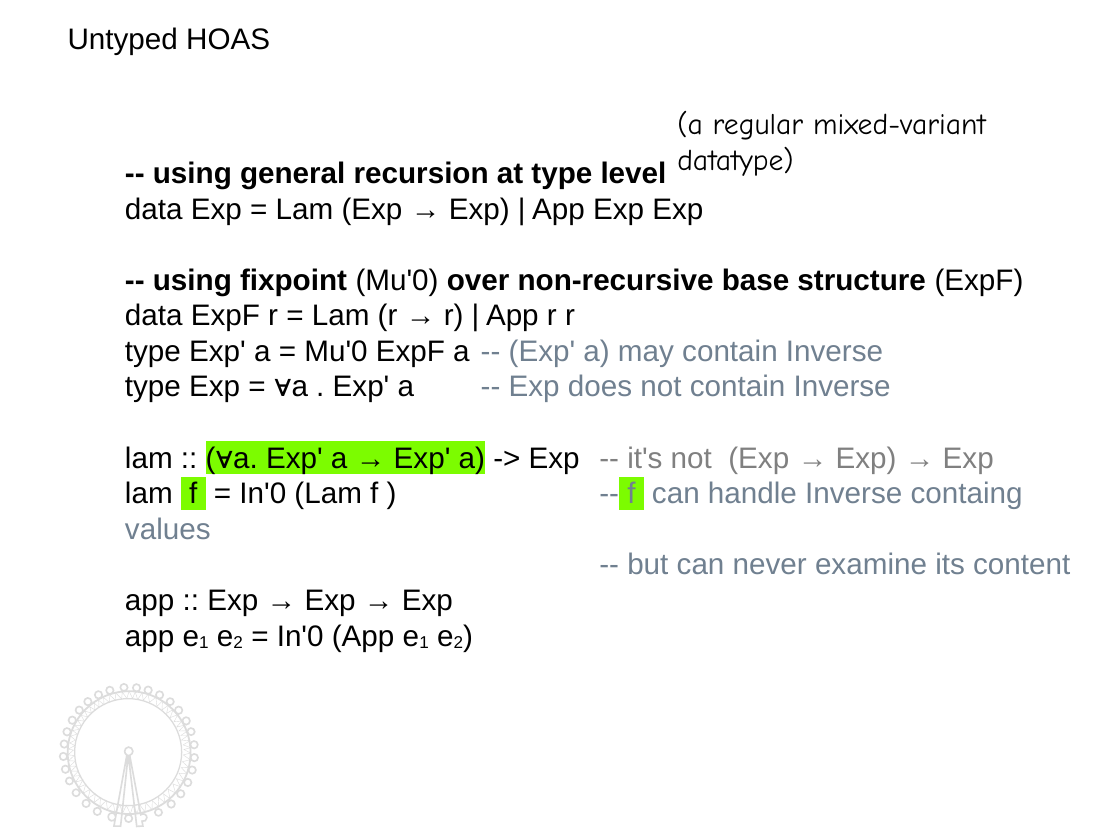
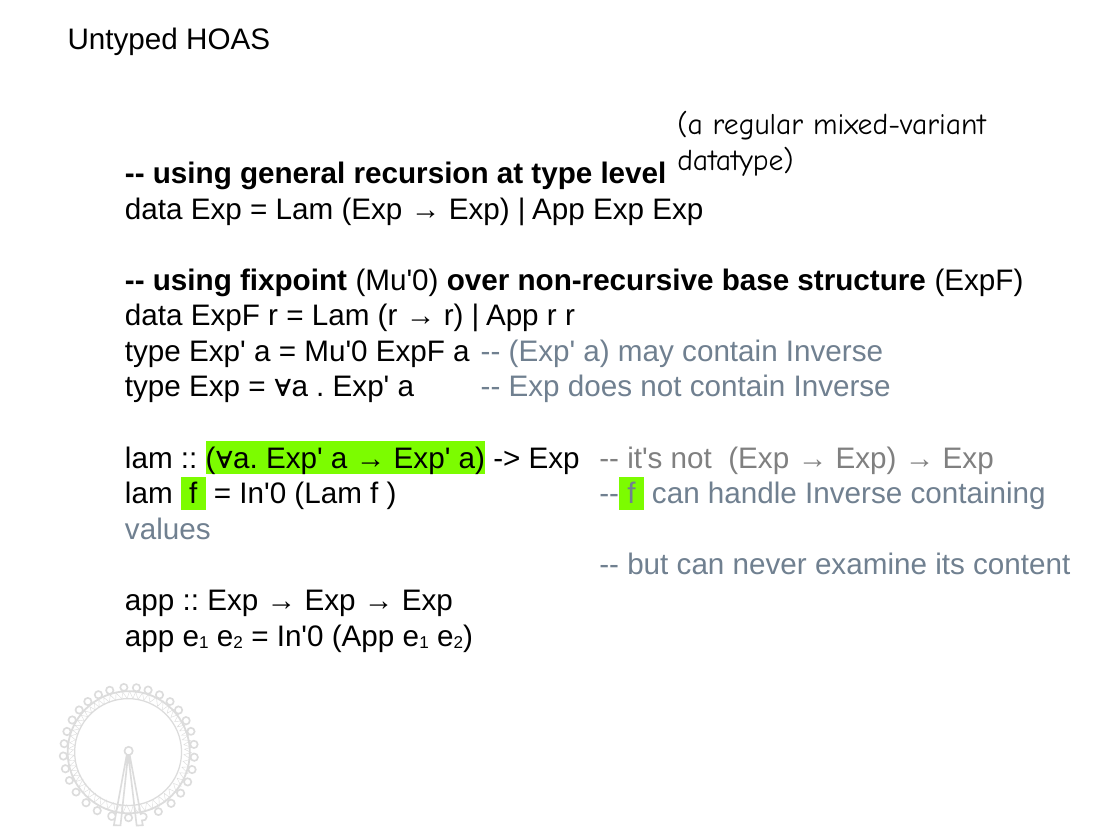
Before and after one commit to kyagrd/nax, a slide deck: slide 9 of trunk/draft/TYPES13/ppt/myslide.odp. Drawn at 1120x840 pixels with LibreOffice and Linux fonts; fonts in the diff are those of the drawing. Boxes give left, top, right and bottom in pixels: in the first picture for what was removed or moved away, otherwise in the second. Text is boxed around its words. In the diff, an @@ line names an element or a change of style, - is before the commit and + after.

```diff
--- a/trunk/draft/TYPES13/ppt/myslide.odp
+++ b/trunk/draft/TYPES13/ppt/myslide.odp
@@ text at [125, 481, 1046, 539]: text changed @@
-lam f = In'0 (Lam f ) -- f can handle Inverse containg values
+lam f = In'0 (Lam f ) -- f can handle Inverse containing values
```
Also in this commit, not shown: 16 other slides changed, 1 other file.
